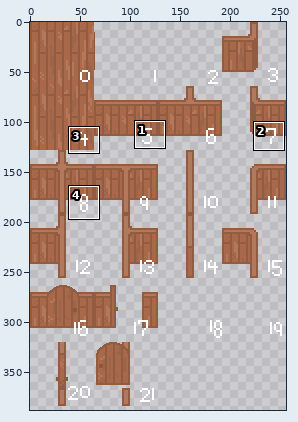
One commit to this pixel-art file: src/images/structure.aseprite. Above, an overview of the earlier version with the close-up marked.
Close-up. Earlier state:
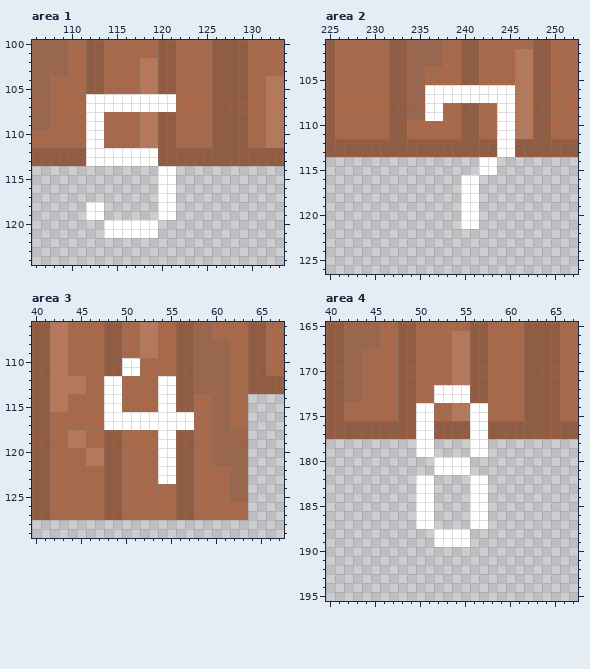
256x512 pixels, 1 frame. Colours within 5 levels of each other are drawn and written as one. Shown: area 1: x 106..133, y 100..124; area 2: x 225..252, y 101..126; area 3: x 40..67, y 106..129; area 4: x 40..67, y 165..195. The wide view leaves out empty margins. The commit also changed other parts of the picture, which this record leaves out.
New version:
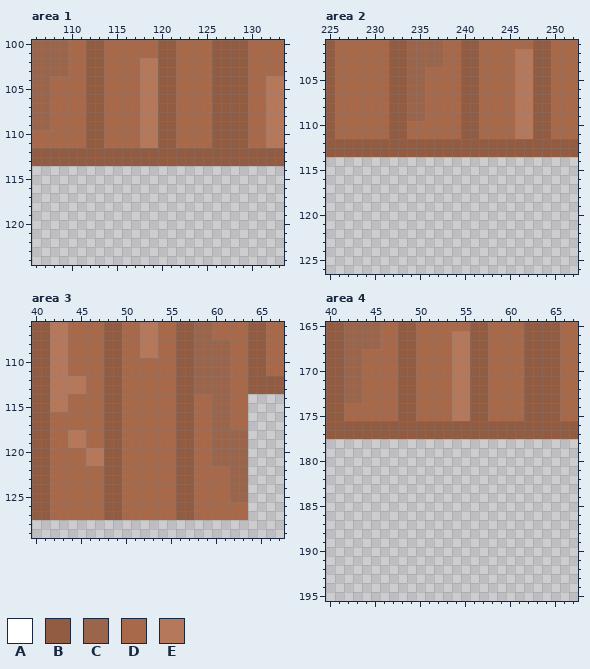
Palette (. is transparent): A #ffffff  B #925c42  C #9b654b  D #a8684a  E #b6785b
Changes in this commit:
layer "count" now hidden
Area 1:
y 106..107: x 112..121 AAAAAAAAAA -> BBDDDDEEBB
y 108..111: x 112..113 AA -> BB
y 112..113: x 112..119 AAAAAAAA -> BBBBBBBB
y 114..117: x 120..121 AA -> ..
y 118..119: x 112..113 AA -> ..; x 120..121 AA -> ..
y 120..121: x 114..119 AAAAAA -> ......
Area 2:
y 106..107: x 236..245 AAAAAAAAAA -> DDDDBBDDDD
y 108..109: x 236..237 AA -> DD; x 244..245 AA -> DD
y 110..111: x 244..245 AA -> DD
y 112..113: x 244..245 AA -> BB
y 114..115: x 242..243 AA -> ..
y 116..121: x 240..241 AA -> ..
Area 3:
y 110..111: x 50..51 AA -> DD
y 112..115: x 48..49 AA -> BB; x 54..55 AA -> DD
y 116..117: x 48..57 AAAAAAAAAA -> BBDDDDDDBB
y 118..123: x 54..55 AA -> DD
Area 4:
y 172..173: x 52..55 AAAA -> DDEE
y 174..175: x 50..51 AA -> DD; x 56..57 AA -> BB
y 176..177: x 50..51 AA -> BB; x 56..57 AA -> BB
y 178..179: x 50..51 AA -> ..; x 56..57 AA -> ..
y 180..181: x 52..55 AAAA -> ....
y 182..187: x 50..51 AA -> ..; x 56..57 AA -> ..
y 188..189: x 52..55 AAAA -> ....
Pixel boxes of the changes (left, top, right, bottom) in both close-ups:
changed: (86, 94, 176, 238)
changed: (425, 85, 515, 229)
changed: (104, 358, 194, 484)
changed: (416, 385, 488, 547)
